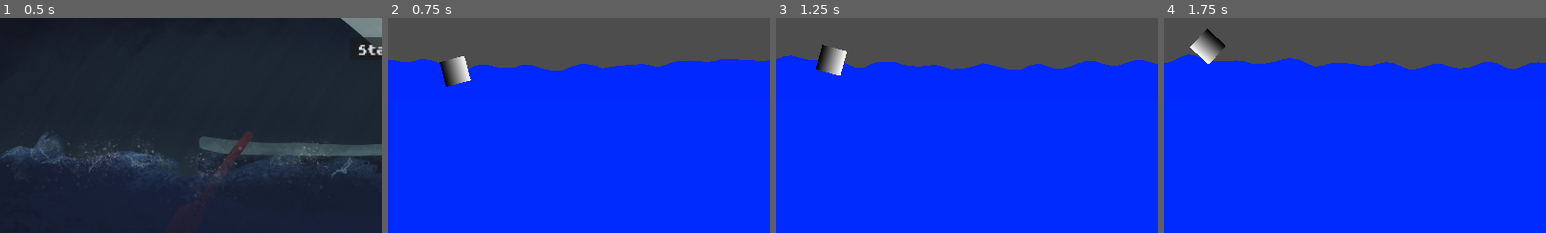
Above: before the commit, frames 1-4 (left to right).
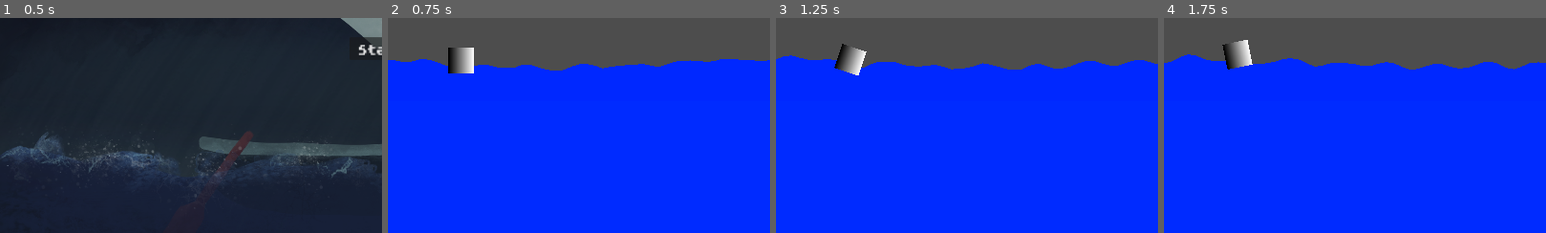
Above: after the commit, the same moments.

Repository: MarianPoirot/Skull-BonesImproved
Game: Godot game, scene res://Scenes/UI/Opening.tscn
The game is run twice, just before and just after one commit, with the same random seed, the same clock (stepped at 60 frames per second) and the same inputs.
Inputs:
- Up to frame 1 (0.5 s): no input
- Up to frame 2 (0.75 s): click "Start" at 0.5 s
- Up to frame 3 (1.25 s): no input
- Up to frame 4 (1.75 s): hold Left (SteerRight) from 1.28 s (still down); hold Space (start) from 1.28 s (still down)
The pictures show only the part of the screen within x 0-50%, y 43-93%; the shares and areas given below are measured in that part.

Frame 1 is identical in both runs. In frame 2, 1.2% of the frame differs, in the area x 13-23%, y 13-32%; in frame 3, 1.2%; in frame 4, 1.3%, in the area x 6-24%, y 4-24%.

Commit message:
Fix de la position du bateau au démarrage, texture enlevée et correction de la vitesse de rotation

Diff:
--- a/Scenes/Ship/Ship.gd
+++ b/Scenes/Ship/Ship.gd
@@ -9,6 +9,6 @@
 # Called every frame. 'delta' is the elapsed time since the previous frame.
 func _process(delta):
 	if Input.is_action_pressed("SteerLeft"):
-		angular_velocity += 1
+		angular_velocity += delta * 10
 	if Input.is_action_pressed("SteerRight"):
-		angular_velocity += -1
+		angular_velocity -= delta * 10
--- a/Scenes/UI/Main.tscn
+++ b/Scenes/UI/Main.tscn
@@ -12,4 +12,4 @@
 scale = Vector2(2, 2)
 
 [node name="Ship" parent="." instance=ExtResource("3_lfdf0")]
-position = Vector2(170, 628)
+position = Vector2(184, 552)
